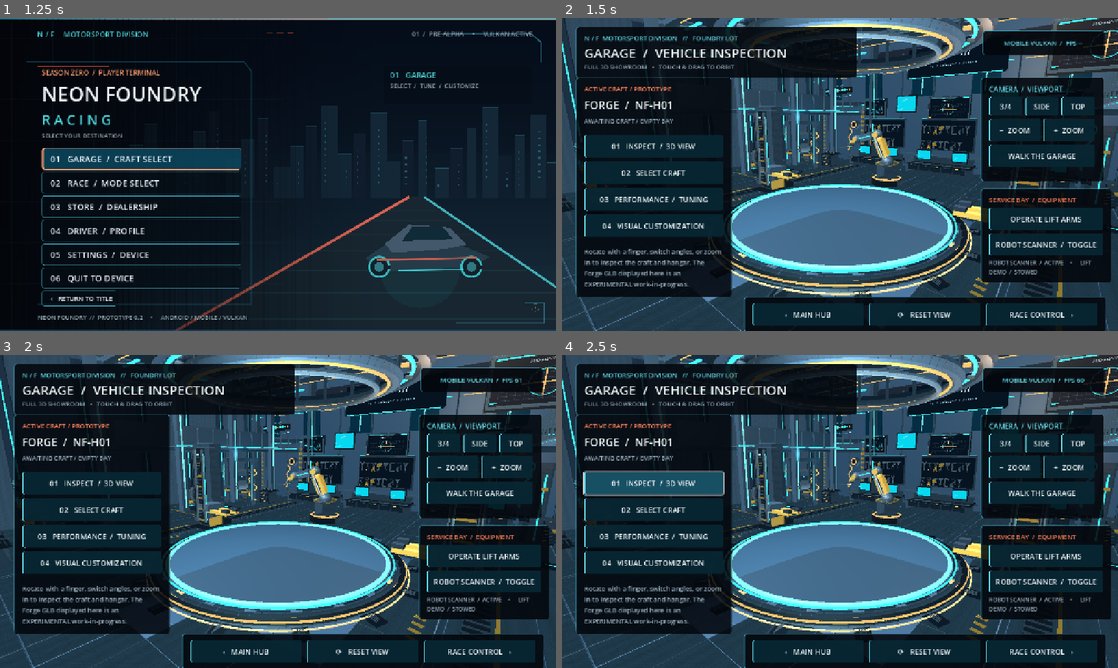
Above: before the commit, frames 1-4 (two rows, left to right).
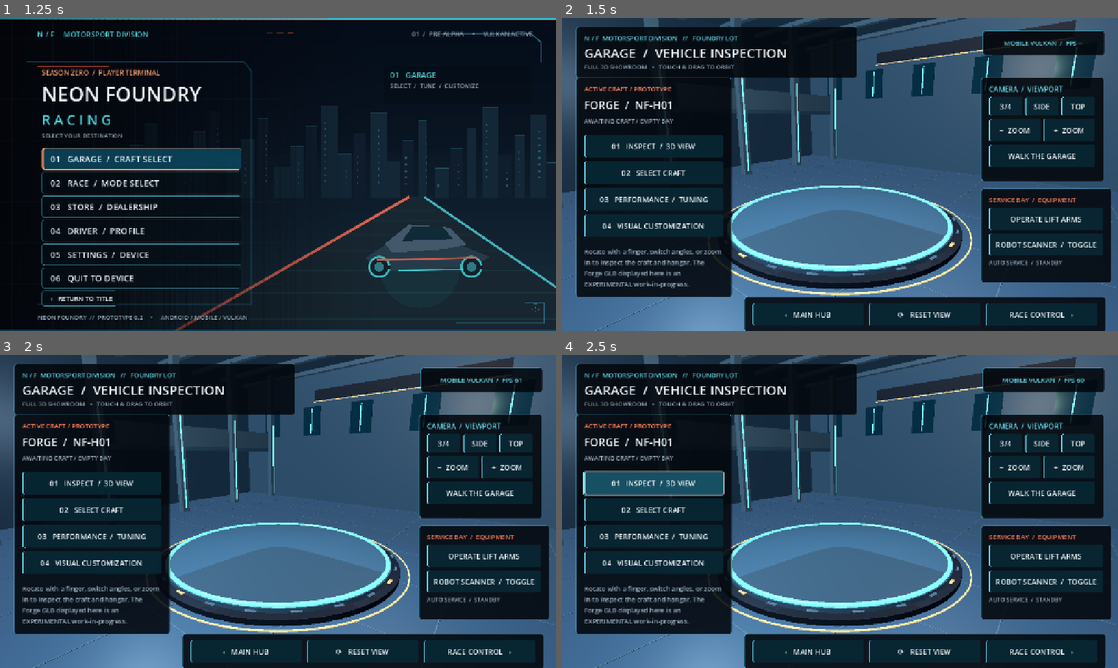
Above: after the commit, the same moments.

Repository: tpylman90-ctrl/NeonFoundry-Racing
Game: Godot game, scene res://scenes/title_menu.tscn
Same seed, same stepped clock (60 frames per second), same inputs: the game is played once before the commit and once after it.
Inputs:
- Up to frame 1 (1.25 s): click "›› ENTER THE FOUNDRY" at 0.5 s
- Up to frame 2 (1.5 s): click "01 GARAGE / CRAFT SELECT" at 1.25 s
- Up to frame 3 (2 s): no input
- Up to frame 4 (2.5 s): click "01 INSPECT / 3D VIEW" at 2 s

Frame 1 is identical in both runs. In frame 2, 28% of the frame differs, in the area x 0-100%, y 0-100%; in frame 3, 28%; in frame 4, 28%.
Error after the commit: Parse Error: Cannot find member "TEXTURE_REPEAT_ENABLED" in base "BaseMaterial3D". (res://scripts/garage_workshop.gd:142)

Commit message:
Fix normal tangent data and selective PBR mapping; remove repeated AO artifacts on shop machinery

Diff:
--- a/game/scripts/garage_workshop.gd
+++ b/game/scripts/garage_workshop.gd
@@ -18,6 +18,8 @@
 const SCREEN := "screen"
 const SILVER := "silver"
 const GLASS := "glass"
+const TREAD := "tread"
+const WEAR := "wear"
 
 var _tools: Dictionary = {}
 var _materials: Dictionary = {}
@@ -29,6 +31,8 @@
 var _lift_target: float = 0.0
 var _scanner_enabled: bool = true
 var _light_rigs: Array[OmniLight3D] = []
+var _detail_quality: bool = false
+var _pbr_surfaces: Array[StandardMaterial3D] = []
 
 func _ready() -> void:
 	_create_materials()
@@ -105,7 +109,9 @@
 		BLACK: _material(Color("1c262e"), 0.12, 0.79),
 		SCREEN: _material(Color("087991"), 0.03, 0.25, 1.4),
 		SILVER: _material(Color("becbd1"), 0.73, 0.29),
-		GLASS: _material(Color("244657"), 0.54, 0.28)
+		GLASS: _material(Color("244657"), 0.54, 0.28),
+		TREAD: _material(Color("7c8892"), 0.55, 0.67),
+		WEAR: _material(Color("828b95"), 0.36, 0.70)
 	}
 
 	# Physically textured-looking surfaces without runtime texture downloads.
@@ -117,43 +123,53 @@
 	_apply_cc0_pbr()
 
 func _apply_cc0_pbr() -> void:
-	# All offline 1K material sources are CC0, staged by stage_garage_cc0.py.
-	# Assign each map to its respective physical channel on Vulkan Mobile;
-	# no procedural-color substitute is used when the sourced map is present.
+	# Function-driven material assignments: damaged paint only on worn equipment,
+	# diamond plate only on actual tread, not across structural cylinders.
 	var ids: Dictionary = {
-		STEEL: "steel", FLOOR: "clean", GRAPHITE: "paint",
-		TRIM: "clean", SILVER: "deck"
+		STEEL: "clean", FLOOR: "clean", GRAPHITE: "clean",
+		TRIM: "clean", SILVER: "clean", TREAD: "deck", WEAR: "paint"
 	}
+	_pbr_surfaces.clear()
 	var mapped: int = 0
 	for material_id in ids:
-		var prefix: String = str(ids[material_id])
-		var root: String = "res://assets/garage/pbr/" + prefix + "_"
+		var root: String = "res://assets/garage/pbr/" + str(ids[material_id]) + "_"
 		var color_path: String = root + "color.jpg"
-		var normal_path: String = root + "normal.jpg"
-		var rough_path: String = root + "roughness.jpg"
-		if not (ResourceLoader.exists(color_path) and ResourceLoader.exists(normal_path)
-				and ResourceLoader.exists(rough_path)):
+		if not ResourceLoader.exists(color_path):
 			continue
 		var mat: StandardMaterial3D = _materials[material_id]
 		mat.albedo_texture = load(color_path)
-		mat.normal_enabled = true
-		mat.normal_texture = load(normal_path)
-		mat.normal_scale = 0.25 if material_id == FLOOR else 0.70
+		mat.texture_filter = BaseMaterial3D.TEXTURE_FILTER_LINEAR_WITH_MIPMAPS
+		mat.texture_repeat = BaseMaterial3D.TEXTURE_REPEAT_ENABLED
 		if material_id == FLOOR:
-			mat.roughness = 0.66
-			mat.metallic = 0.15
-		mat.roughness_texture = load(rough_path)
-		mat.uv1_scale = Vector3.ONE
-		var metal_path: String = root + "metallic.jpg"
-		if ResourceLoader.exists(metal_path):
-			mat.metallic_texture = load(metal_path)
-		var ao_path: String = root + "ao.jpg"
-		if ResourceLoader.exists(ao_path):
-			mat.ao_enabled = true
-			mat.ao_texture = load(ao_path)
-			mat.ao_light_affect = 0.45
+			mat.roughness = 0.78
+			mat.metallic = 0.08
+			mat.normal_scale = 0.14
+		elif material_id == WEAR:
+			mat.roughness = 0.75
+			mat.metallic = 0.20
+			mat.normal_scale = 0.25
+		else:
+			mat.normal_scale = 0.32
+		var normal_path: String = root + "normal.jpg"
+		if ResourceLoader.exists(normal_path):
+			mat.normal_texture = load(normal_path)
+			mat.normal_enabled = _detail_quality and material_id != FLOOR
+		var rough_path: String = root + "roughness.jpg"
+		if ResourceLoader.exists(rough_path):
+			mat.roughness_texture = load(rough_path)
+		# ambientCG maps describe their source geometry, not our UV-unwrapped
+		# cylinders. AO repeated across large industrial parts caused blotches.
+		mat.ao_enabled = false
+		mat.metallic_texture = null
+		_pbr_surfaces.append(mat)
 		mapped += 1
-	print("NEON_FOUNDRY_CC0_PBR_APPLIED surfaces=%d" % mapped)
+	print("NEON_FOUNDRY_CC0_PBR_APPLIED surfaces=%d corrected_ao=off" % mapped)
+
+func set_material_detail(enabled: bool) -> void:
+	_detail_quality = enabled
+	for mat in _pbr_surfaces:
+		mat.normal_enabled = enabled and mat != _materials[FLOOR]
+	print("NEON_FOUNDRY_MATERIAL_PROFILE detail=%s" % str(enabled))
 
 func _create_microtexture(seed: int, floor_texture: bool) -> ImageTexture:
 	var img := Image.create(128, 128, false, Image.FORMAT_RGBA8)
@@ -230,6 +246,10 @@
 		var ca: Vector3 = (tangent * cos(a) + bitangent * sin(a)) * radius
 		var cb: Vector3 = (tangent * cos(b) + bitangent * sin(b)) * radius
 		_add_quad(id, from + ca, from + cb, to + cb, to + ca)
+		# End caps on small structural rods are typically concealed by
+		# joints, and consume more geometry than the cylindrical side.
+		if segments < 16:
+			continue
 		var center_bottom := from
 		var center_top := to
 		var tool: SurfaceTool = _tools[id]
@@ -259,6 +279,10 @@
 func _commit_batches() -> void:
 	for id in _tools:
 		var tool: SurfaceTool = _tools[id]
+		# Tangents are required for normal mapped procedural meshes.
+		# Generate them once, before commit, never during a rendered frame.
+		if id in [STEEL, FLOOR, GRAPHITE, TRIM, SILVER, TREAD, WEAR]:
+			tool.generate_tangents()
 		var mesh: ArrayMesh = tool.commit()
 		var node := MeshInstance3D.new()
 		node.name = "Batched_%s" % id
@@ -481,7 +505,7 @@
 			Vector2(-11.2, -11.9), Vector2(11.3, -11.9)]:
 		var x: float = location.x
 		var z: float = location.y
-		_box(STEEL, Vector3(x, 0.69, z), Vector3(1.85, 1.32, 1.15))
+		_box(WEAR, Vector3(x, 0.69, z), Vector3(1.85, 1.32, 1.15))
 		_box(BLACK, Vector3(x, 1.42, z), Vector3(2.0, 0.15, 1.34))
 		for i in range(5):
 			_box(GRAPHITE, Vector3(x, 0.32 + float(i) * 0.21, z + 0.595),
@@ -502,7 +526,7 @@
 			for dz in [-0.72, 0.72]:
 				_box(STEEL, Vector3(x + dx, 3.1, z + dz), Vector3(0.20, 5.9, 0.2))
 		for h in [0.65, 2.0, 3.45, 4.9]:
-			_box(TRIM, Vector3(x, h, z), Vector3(4.1, 0.14, 1.8))
+			_box(TREAD, Vector3(x, h, z), Vector3(4.1, 0.14, 1.8))
 		for k in range(11):
 			var bx: float = x - 1.65 + float(k % 6) * 0.61
 			var by := 0.98 + float(k / 6) * 1.5
@@ -542,7 +566,7 @@
 			_rod(SILVER, Vector3(x, 2.05, z + 0.85),
 				Vector3(x + cos(a) * 0.44, 2.05 + sin(a) * 0.44, z + 0.85), 0.045, 6)
 		# Floor-mounted diagnostics and hoses.
-		_box(BLACK, Vector3(x, 0.16, z + 2.85), Vector3(5.0, 0.12, 0.72))
+		_box(TREAD, Vector3(x, 0.16, z + 2.85), Vector3(5.0, 0.12, 0.72))
 		_box(CYAN, Vector3(x, 0.21, z + 2.85), Vector3(3.7, 0.03, 0.055))
 		for k in range(13):
 			var t := float(k) / 12.0
@@ -800,7 +824,7 @@
 		var cx: float = float(spec["x"])
 		var cz: float = float(spec["z"])
 		_box(BLACK, Vector3(cx, 0.92, cz), Vector3(3.6, 0.19, 1.55))
-		_box(STEEL, Vector3(cx, 0.49, cz), Vector3(3.3, 0.90, 1.25))
+		_box(WEAR, Vector3(cx, 0.49, cz), Vector3(3.3, 0.90, 1.25))
 		for drawer in range(3):
 			var z: float = cz + 0.66
 			_box(GRAPHITE, Vector3(cx, 0.24 + float(drawer) * 0.26, z),
Not shown, changed: docs/MENU_FLOW.md
